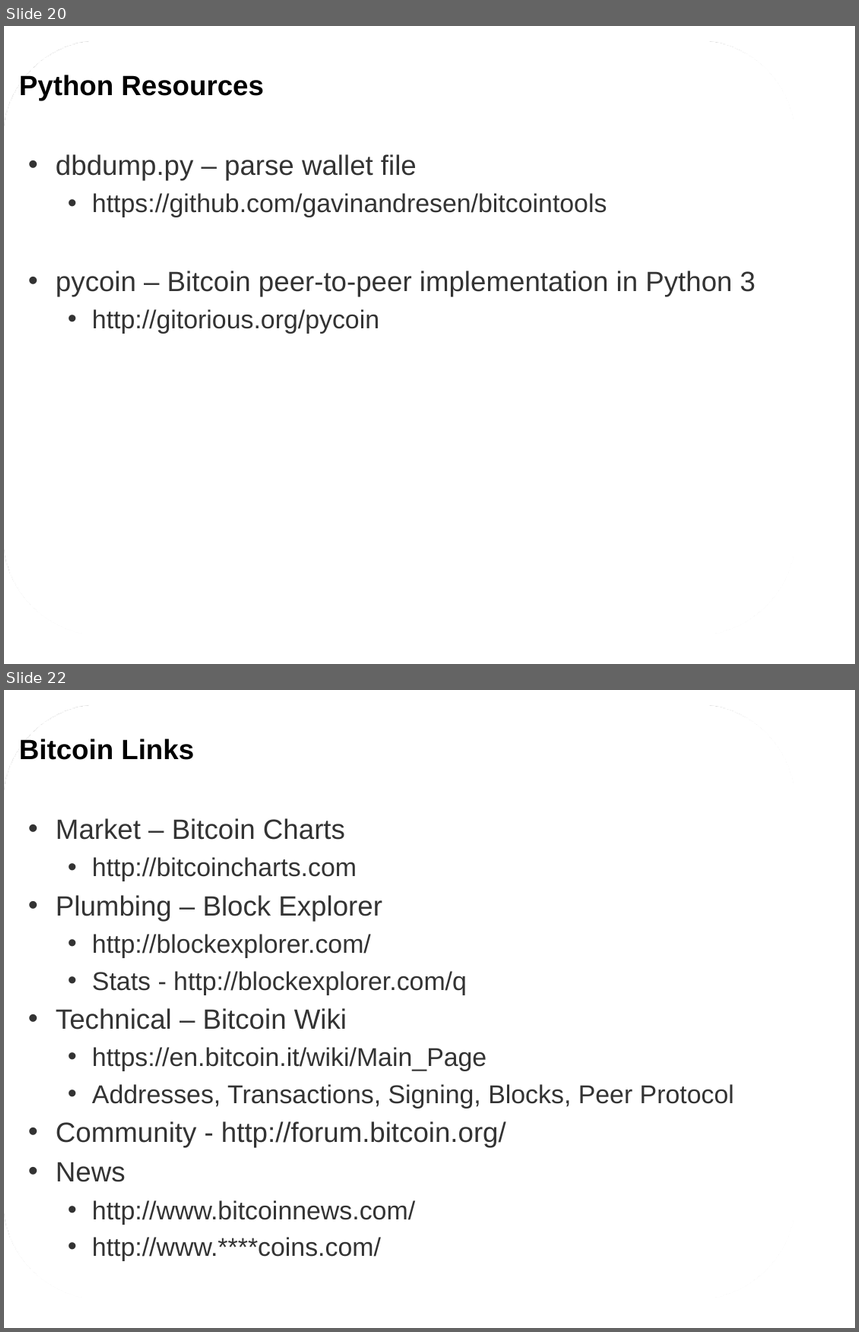
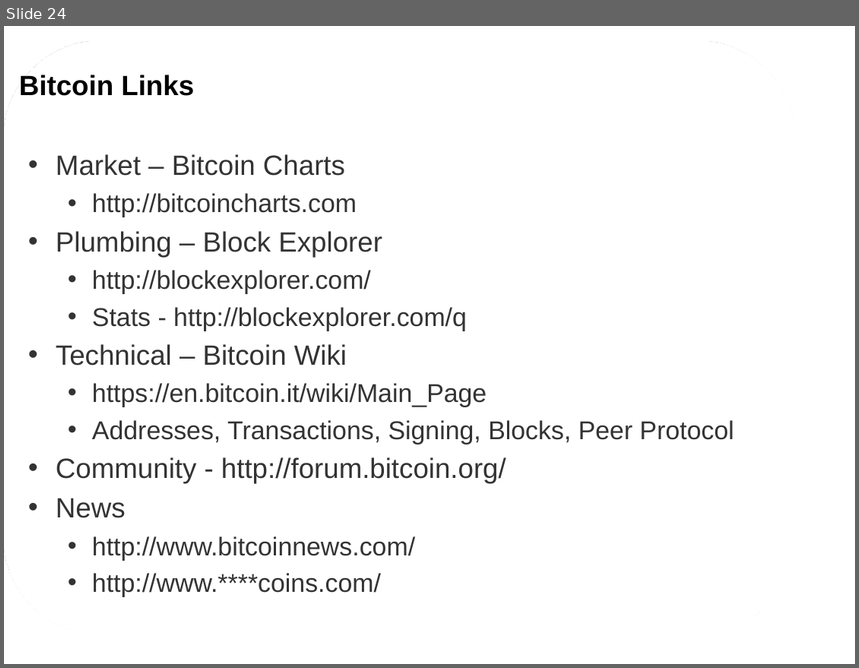
Before and after one commit to davesteele/python-bitcoin-talk, a slide deck: PythonBitcoinTalk.odp. Shown one above the other, each under a label of ours: slides 20 and 22 before the commit, slide 24 after it; the slides between them are not shown. The pictures are 859x1332 and 859x668 pixels, drawn with LibreOffice and Linux fonts; fonts in the diff are those of the drawing; background and template pictures are left out. Boxes give left, top, right and bottom in pixels: in the first picture for what was removed or moved away, otherwise in the second. Text is boxed around its words. In the diff, an @@ line names an element or a change of style, - is before the commit and + after.

```diff
--- a/PythonBitcoinTalk.odp
+++ b/PythonBitcoinTalk.odp
@@ slide 20 removed at box(4, 26, 855, 664), background picture (left out); not listed: 1 template element that a slide beside it also shows @@
@@ title removed at box(19, 75, 264, 100) @@
-Python Resources
@@ text removed at box(56, 154, 756, 334) @@
-• dbdump.py – parse wallet file
-  • https://github.com/gavinandresen/bitcointools
-• pycoin – Bitcoin peer-to-peer implementation in Python 3
-  • http://gitorious.org/pycoin
@@ page number removed at box(776, 634, 841, 664) @@
-20
@@ what was slide 22 is now slide 24 @@
```
Also in this commit, not shown: 1 slide changed, 3 slides added, 51 other files.
